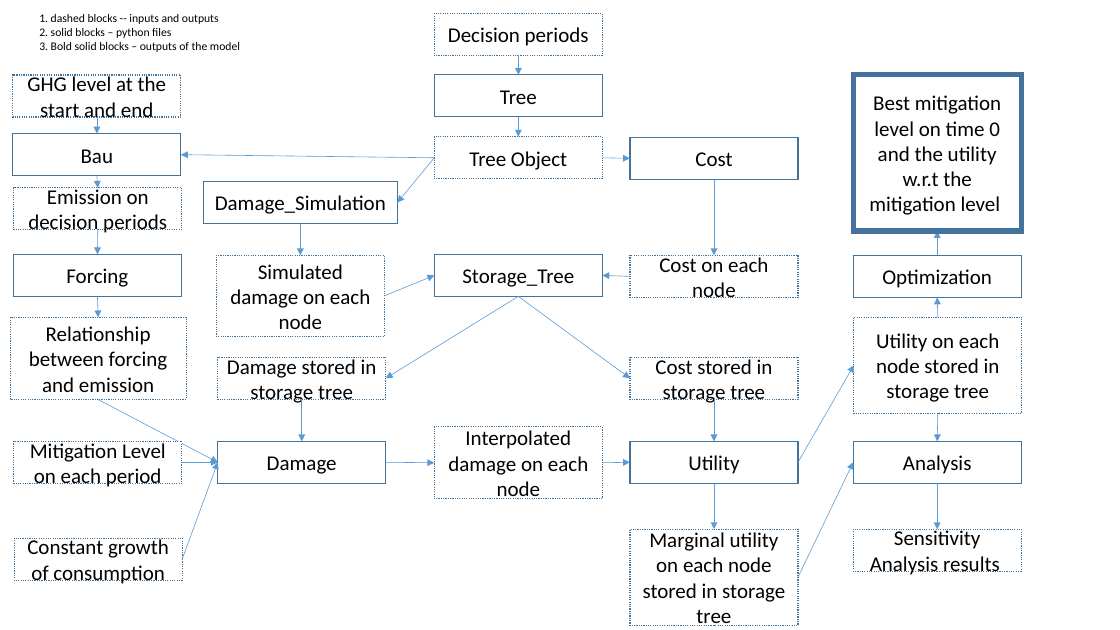
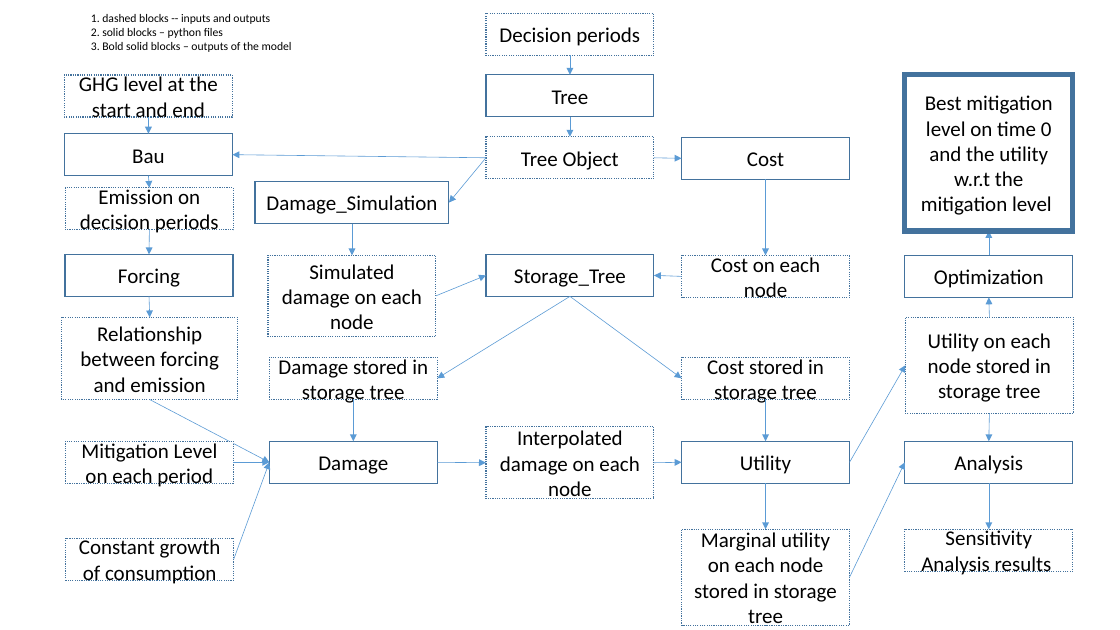
Before and after one commit to Yili-Yang/Litterman_Carbon_Pricing, a slide deck: slide 1 of flowchart/flowchart.pptx. Drawn at 1120x630 pixels with LibreOffice and Linux fonts; fonts in the diff are those of the drawing. Boxes give left, top, right and bottom in pixels: in the first picture for what was removed or moved away, otherwise in the second. Text is boxed around its words. In the diff, an @@ line names an element or a change of style, - is before the commit and + after.

```diff
--- a/flowchart/flowchart.pptx
+++ b/flowchart/flowchart.pptx
@@ 24 rectangles, 22 arrows, 1 text: place and size @@
-24 rectangles, 22 arrows, 1 text at box(10, 13, 1022, 625)
+24 rectangles, 22 arrows, 1 text at box(62, 13, 1074, 625)
@@ 7 arrows, 2 rectangles: place and size @@
-7 arrows, 2 rectangles at box(13, 55, 630, 483)
+7 arrows, 2 rectangles at box(66, 55, 681, 483)
```
Also in this commit, not shown: 56 other files.
